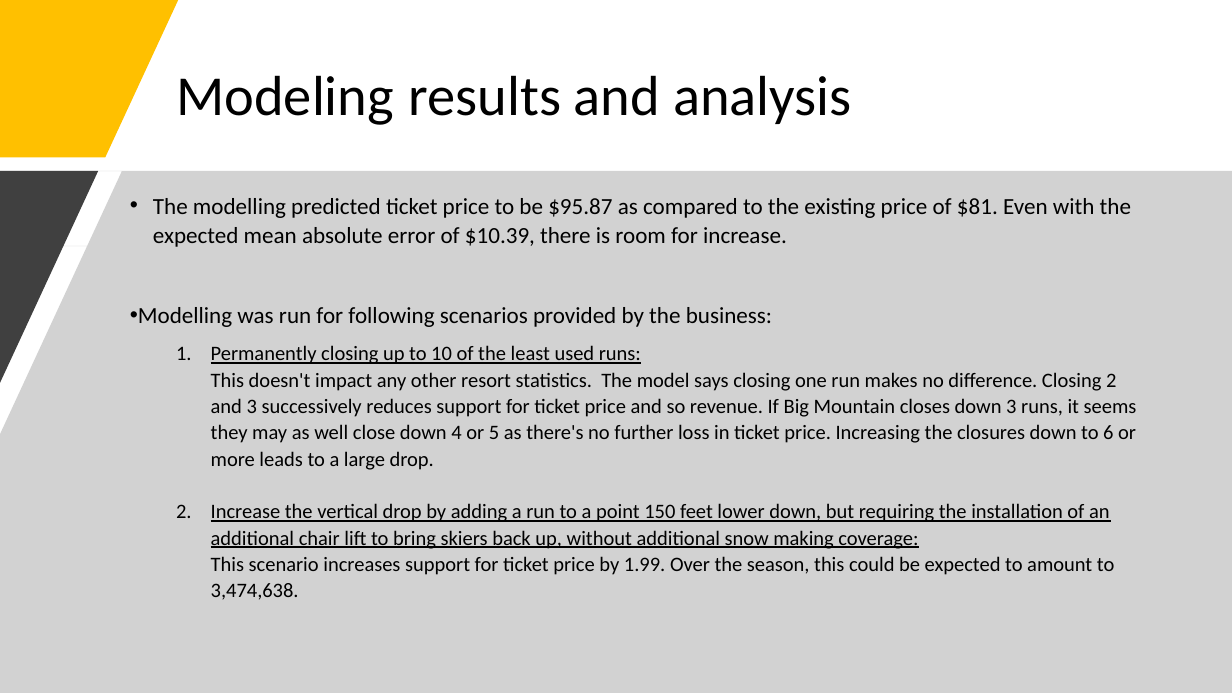
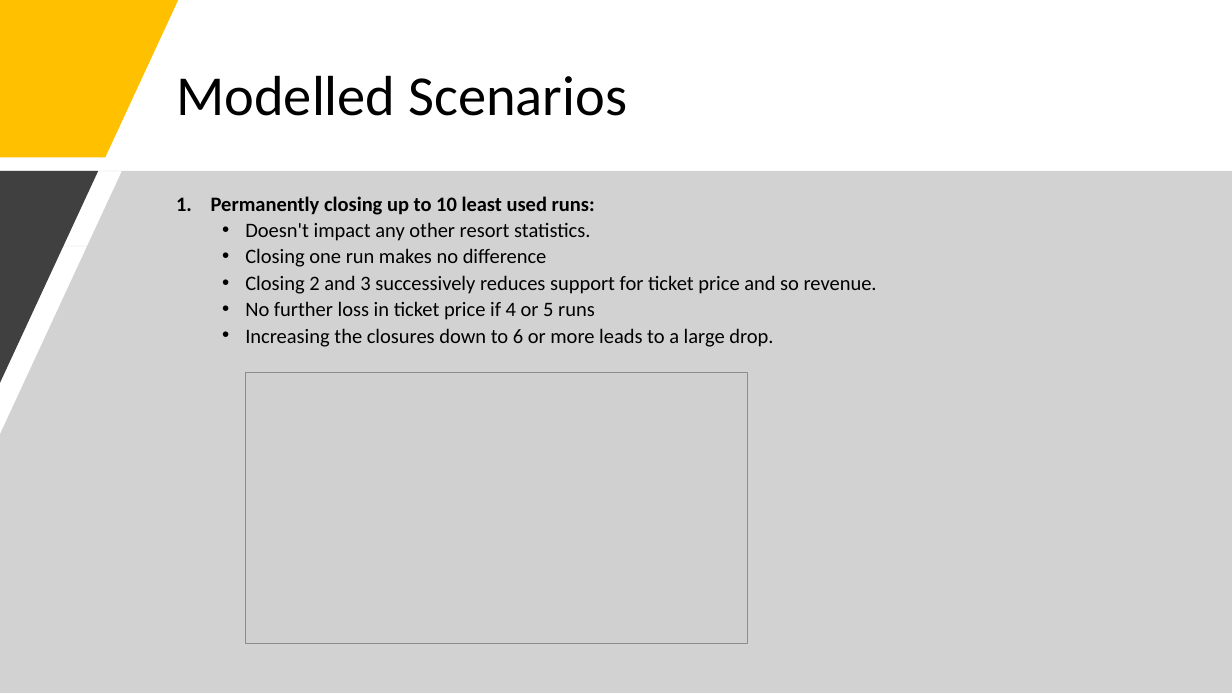
Before and after one commit to Shruti06Oct/DataScienceGuidedCapstone, a slide deck: slide 6 of Big Mountain Case Study.pptx (slide 5 before the commit). Drawn at 1232x693 pixels with LibreOffice and Linux fonts; fonts in the diff are those of the drawing; grey boxes stand for pictures. Boxes give left, top, right and bottom in pixels: in the first picture for what was removed or moved away, otherwise in the second. Text is boxed around its words. In the diff, an @@ line names an element or a change of style, - is before the commit and + after.

```diff
--- a/Big Mountain Case Study.pptx
+++ b/Big Mountain Case Study.pptx
@@ title at box(176, 75, 627, 116): text changed @@
-Modeling results and analysis
+Modelled Scenarios
@@ text at box(211, 196, 877, 347): text changed @@
-• The modelling predicted ticket price to be $95.87 as compared to the existing price of $81. Even with the expected mean absolute error of $10.39, there is room for increase.
-• Modelling was run for following scenarios provided by the business:
-  1. Permanently closing up to 10 of the least used runs:
-     This doesn't impact any other resort statistics. The model says closing one run makes no difference. Closing 2 and 3 successively reduces support for ticket price and so revenue. If Big Mountain closes down 3 runs, it seems they may as well close down 4 or 5 as there's no further loss in ticket price. Increasing the closures down to 6 or more leads to a large drop.
-  2. Increase the vertical drop by adding a run to a point 150 feet lower down, but requiring the installation of an additional chair lift to bring skiers back up, without additional snow making coverage:
-     This scenario increases support for ticket price by 1.99. Over the season, this could be expected to amount to 3,474,638.
+  1. Permanently closing up to 10 least used runs:
+    • Doesn't impact any other resort statistics.
+    • Closing one run makes no difference
+    • Closing 2 and 3 successively reduces support for ticket price and so revenue.
+    • No further loss in ticket price if 4 or 5 runs
+    • Increasing the closures down to 6 or more leads to a large drop.
@@ picture added at box(246, 372, 749, 644) @@
```
Also in this commit, not shown: 6 other slides changed, 2 slides added.
